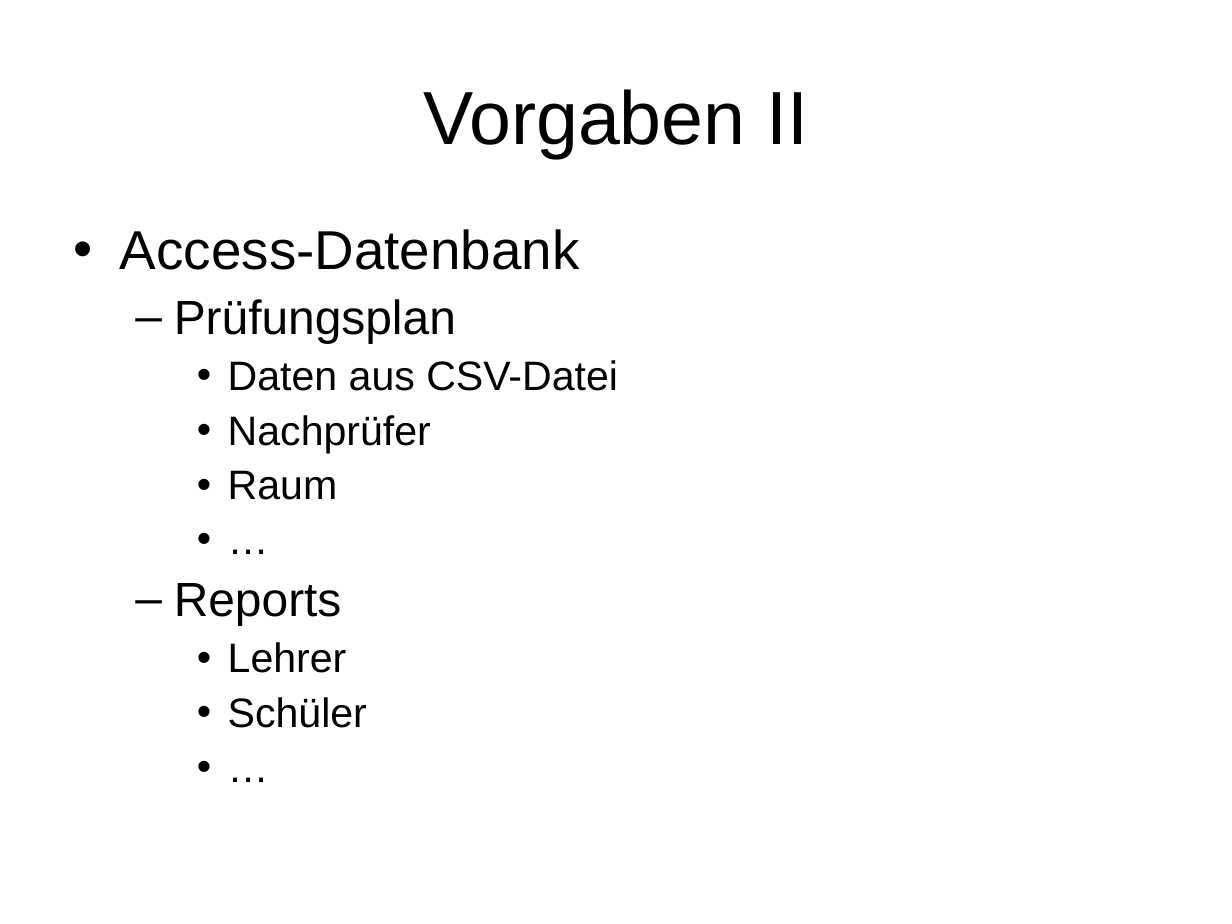
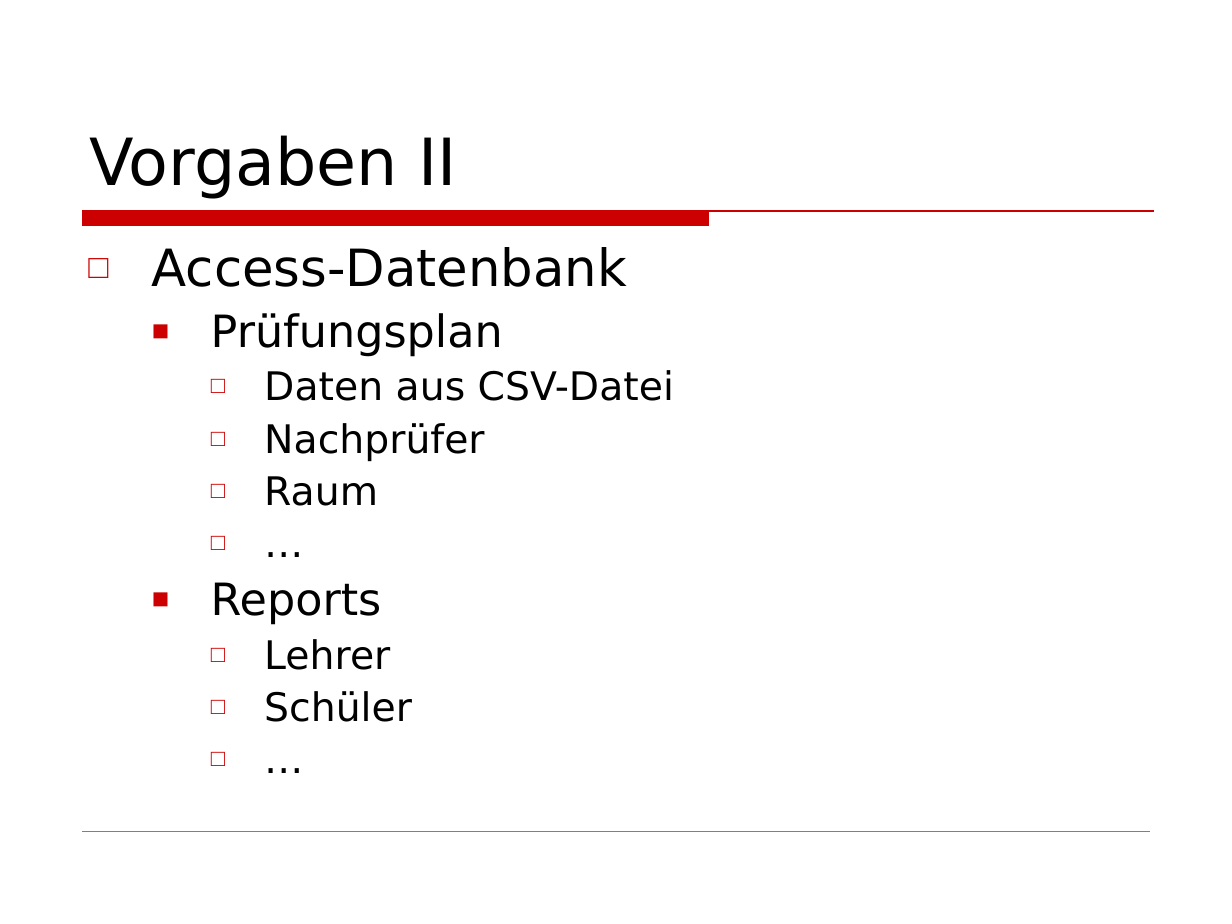
Before and after one commit to BackupTheBerlios/wiptp-svn, a slide deck: slide 4 of docs/Präsentation.ppt. Drawn at 1232x924 pixels with LibreOffice and Linux fonts; fonts in the diff are those of the drawing; background and template pictures are left out. Boxes give left, top, right and bottom in pixels: in the first picture for what was removed or moved away, otherwise in the second. Text is boxed around its words. In the diff, an @@ line names an element or a change of style, - is before the commit and + after.

```diff
--- a/docs/Präsentation.ppt
+++ b/docs/Präsentation.ppt
@@ title "Vorgaben II": place and size @@
-title "Vorgaben II" at <box>423,89,808,158</box>
+title "Vorgaben II" at <box>89,135,457,199</box>
@@ title "Vorgaben II" at <box>89,135,457,199</box>: size 44 to 38 pt, font Arial to DejaVu Sans; alignment centre to left; vertical alignment middle to bottom @@
@@ text "Access-Datenbank": place and size @@
-text "Access-Datenbank" at <box>120,229,618,728</box>
+text "Access-Datenbank" at <box>152,247,674,722</box>
@@ text "Access-Datenbank" at <box>152,247,674,722</box>: size 32 to 30 pt in "Access-Datenbank"; font Arial to DejaVu Sans; size 28 to 26 pt in "Prüfungsplan", "Reports"; size 24 to 23 pt in "Daten aus CSV-Datei", "Nachprüfer", "Raum", "…" and 3 more places; bullet • to □; bullet colour #000000 to #CC0000; bullet – to ■ @@
@@ freeform shape added at <box>83,211,1154,225</box>, fill #CC0000, outline #CC0000 0.74 pt @@
@@ line added from (83, 832) to (1149, 832), #CC0000 0.26 pt @@
```
Also in this commit, not shown: 3 other slides changed, 2 slides added.
